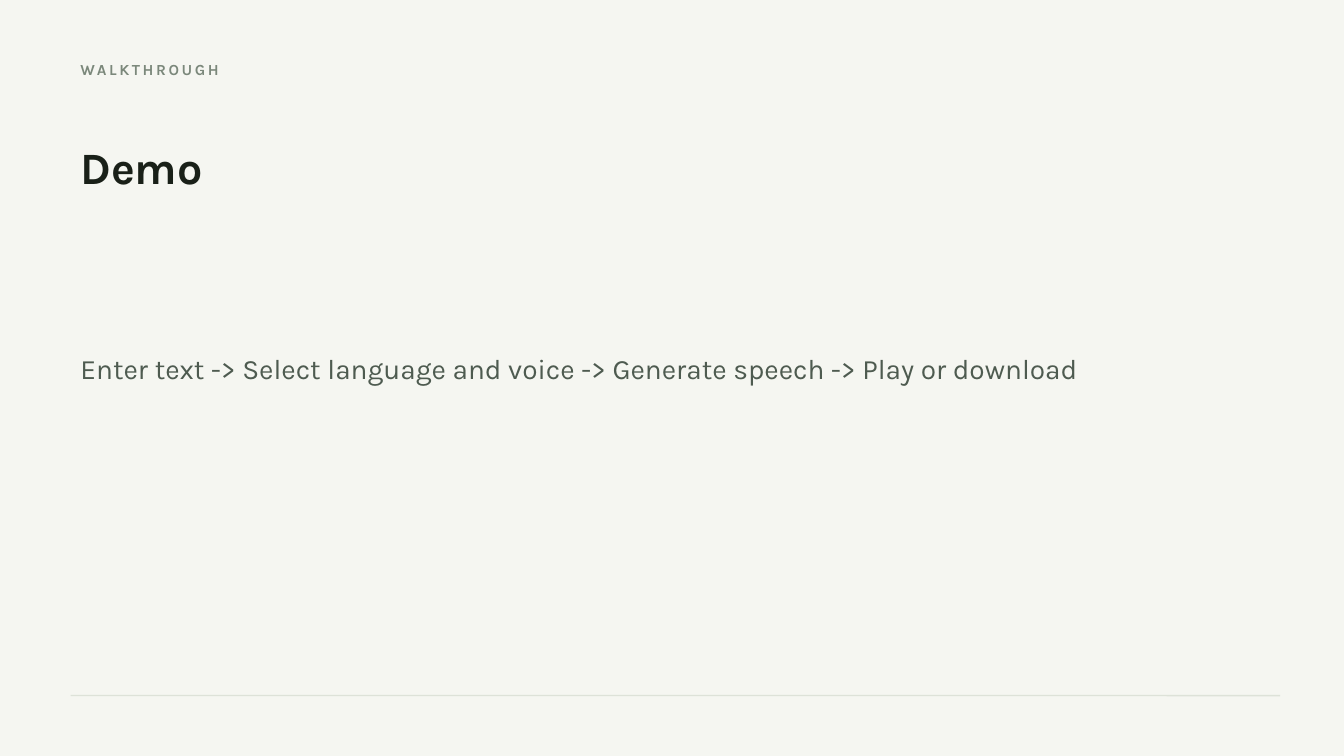
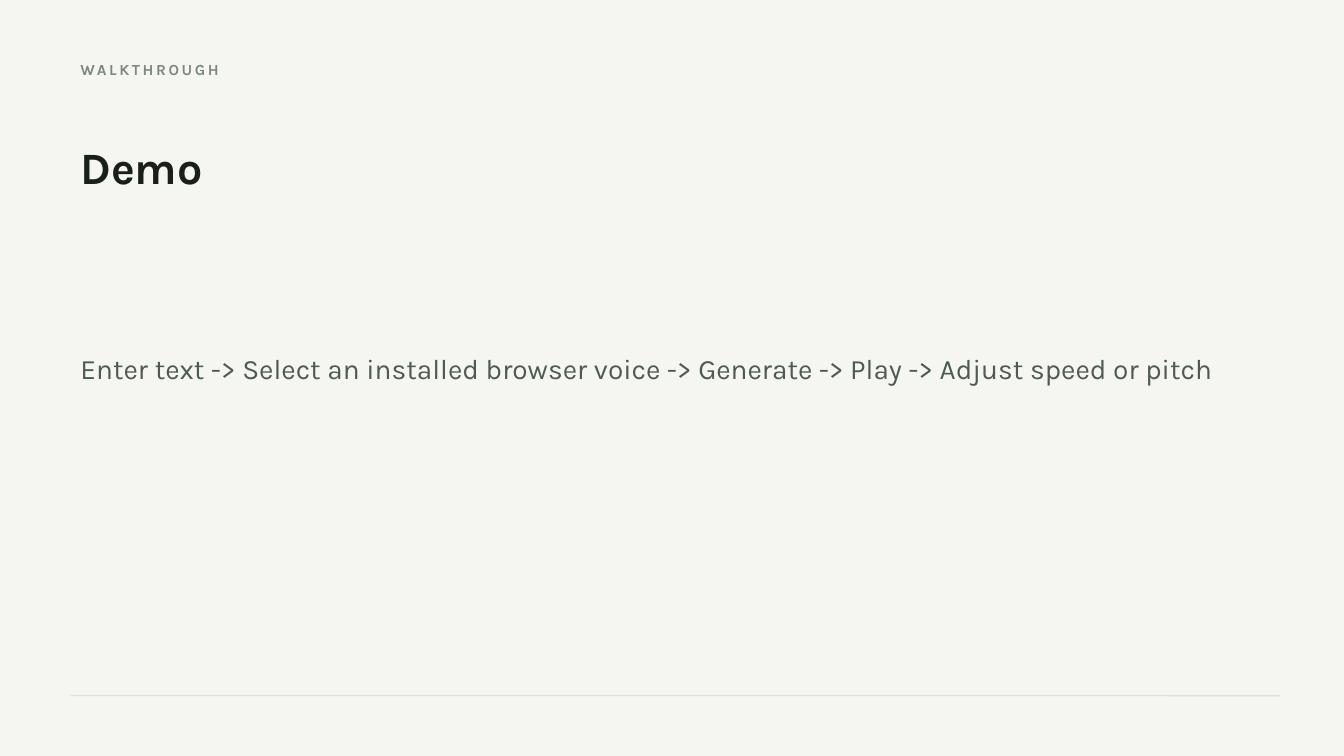
Before and after one commit to Ahusan20/text-to-speech-app, a slide deck: slide 9 of docs/project-presentation.pptx. Drawn at 1344x756 pixels with LibreOffice and Linux fonts; fonts in the diff are those of the drawing. Boxes give left, top, right and bottom in pixels: in the first picture for what was removed or moved away, otherwise in the second. Text is boxed around its words. In the diff, an @@ line names an element or a change of style, - is before the commit and + after.

```diff
--- a/docs/project-presentation.pptx
+++ b/docs/project-presentation.pptx
@@ text at (x1=80, y1=360, x2=1212, y2=386): text changed @@
-Enter text -> Select language and voice -> Generate speech -> Play or download
+Enter text -> Select an installed browser voice -> Generate -> Play -> Adjust speed or pitch
```
Also in this commit, not shown: 3 other slides changed, 6 other files.
